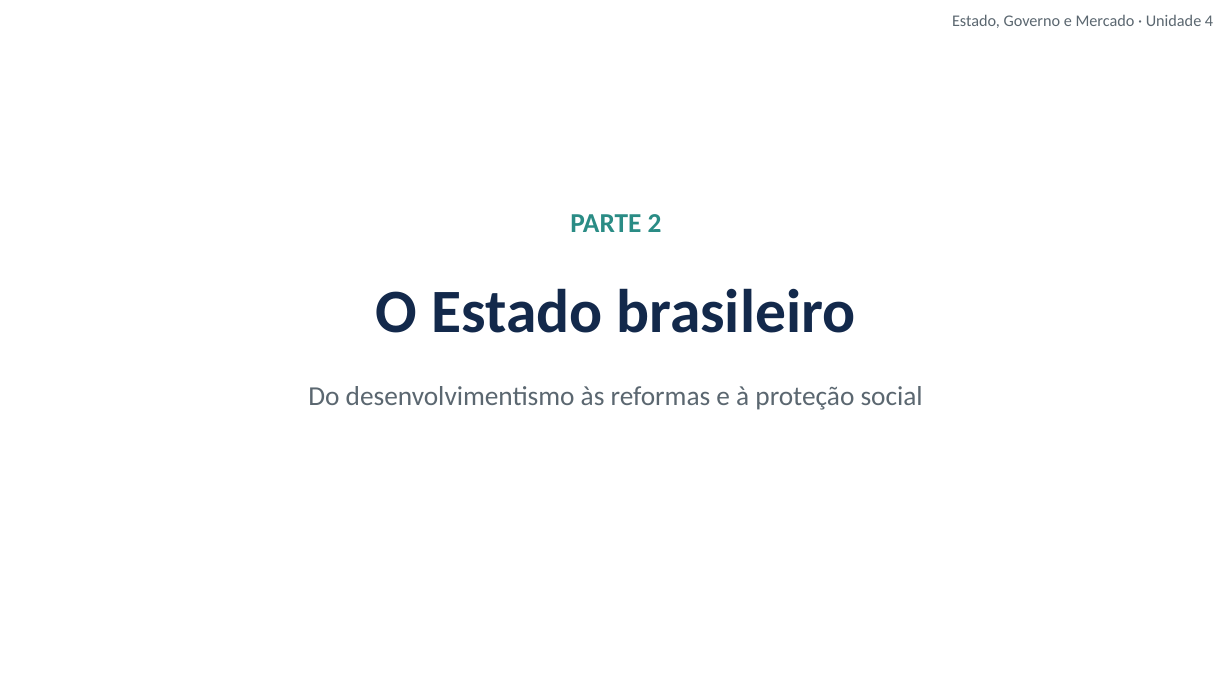
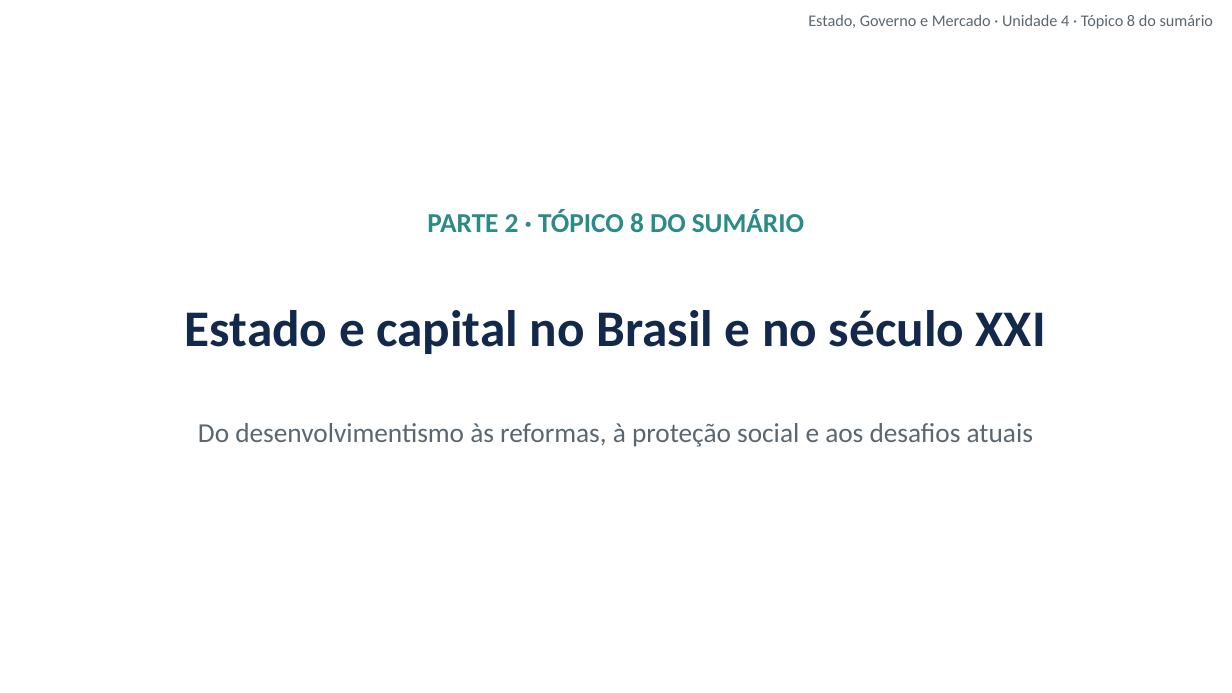
Before and after one commit to cleitonfranco74/gestao_publica, a slide deck: slide 15 of disciplina-01-estado-governo-mercado/materiais/04_Unidade_4_Modelos_de_Estado_e_Brasil.pptx (slide 14 before the commit). Drawn at 1232x693 pixels with LibreOffice and Linux fonts; fonts in the diff are those of the drawing; background and template pictures are left out. Boxes give left, top, right and bottom in pixels: in the first picture for what was removed or moved away, otherwise in the second. Text is boxed around its words. In the diff, an @@ line names an element or a change of style, - is before the commit and + after.

```diff
--- a/disciplina-01-estado-governo-mercado/materiais/04_Unidade_4_Modelos_de_Estado_e_Brasil.pptx
+++ b/disciplina-01-estado-governo-mercado/materiais/04_Unidade_4_Modelos_de_Estado_e_Brasil.pptx
@@ text at (808,14,1213,29): text changed @@
-Estado, Governo e Mercado · Unidade 4
+Estado, Governo e Mercado · Unidade 4 · Tópico 8 do sumário
@@ text at (427,210,804,232): text changed @@
-PARTE 2
+PARTE 2 · TÓPICO 8 DO SUMÁRIO
@@ text removed at (376,288,856,333) @@
-O Estado brasileiro
@@ text added at (185,310,1046,354), 30 pt, text #13294B, bold @@
+Estado e capital no Brasil e no século XXI
@@ text at (198,423,1033,447): text changed @@
-Do desenvolvimentismo às reformas e à proteção social
+Do desenvolvimentismo às reformas, à proteção social e aos desafios atuais
```
Also in this commit, not shown: 19 other slides changed, 2 slides added, 8 other files.
